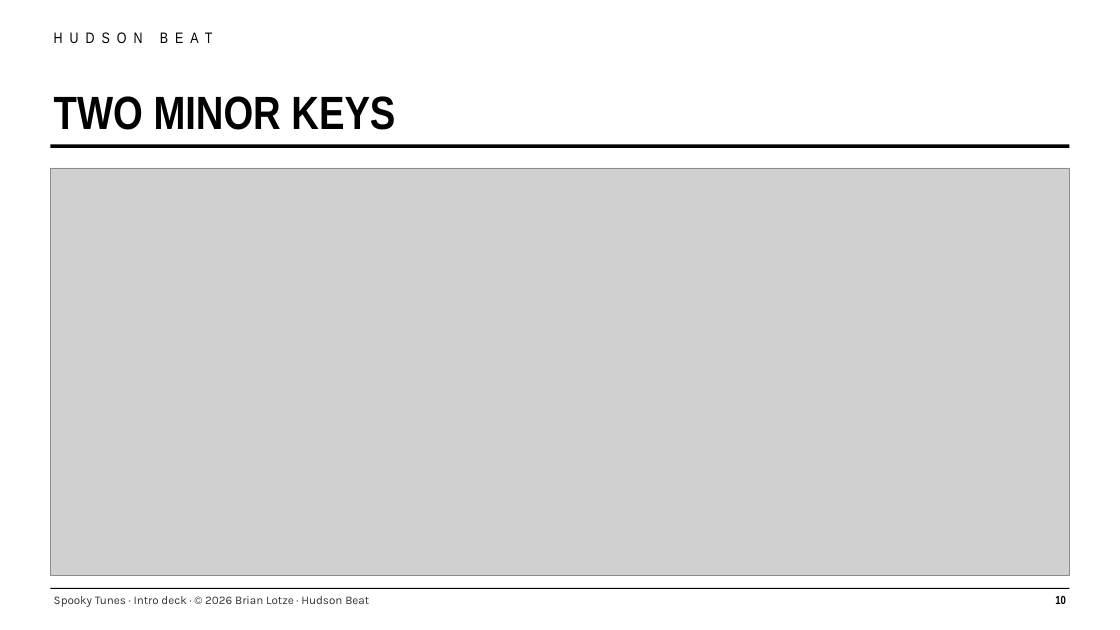
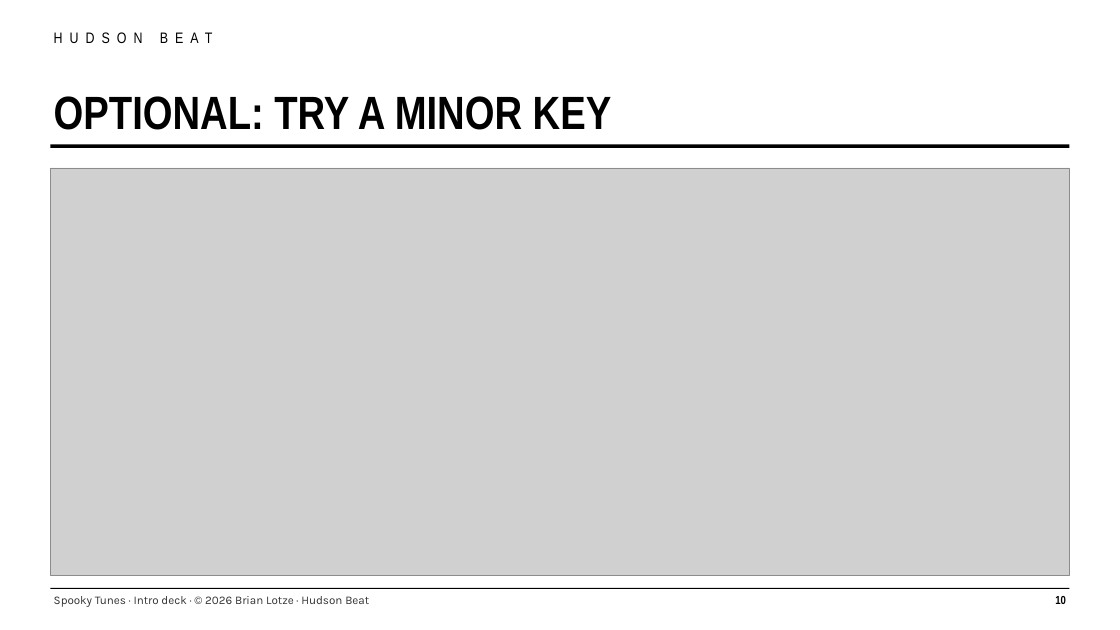
Before and after one commit to brianlotzemusic-glitch/WaltyCal, a slide deck: slide 10 of tpt/009-dmp1-spooky-tunes/spooky-tunes-intro-deck.pptx. Drawn at 1120x630 pixels with LibreOffice and Linux fonts; fonts in the diff are those of the drawing; grey boxes stand for pictures. Boxes give left, top, right and bottom in pixels: in the first picture for what was removed or moved away, otherwise in the second. Text is boxed around its words. In the diff, an @@ line names an element or a change of style, - is before the commit and + after.

```diff
--- a/tpt/009-dmp1-spooky-tunes/spooky-tunes-intro-deck.pptx
+++ b/tpt/009-dmp1-spooky-tunes/spooky-tunes-intro-deck.pptx
@@ text at box(54, 96, 612, 130): text changed @@
-TWO MINOR KEYS
+OPTIONAL: TRY A MINOR KEY
```
Also in this commit, not shown: 4 other slides changed, 31 other files.
